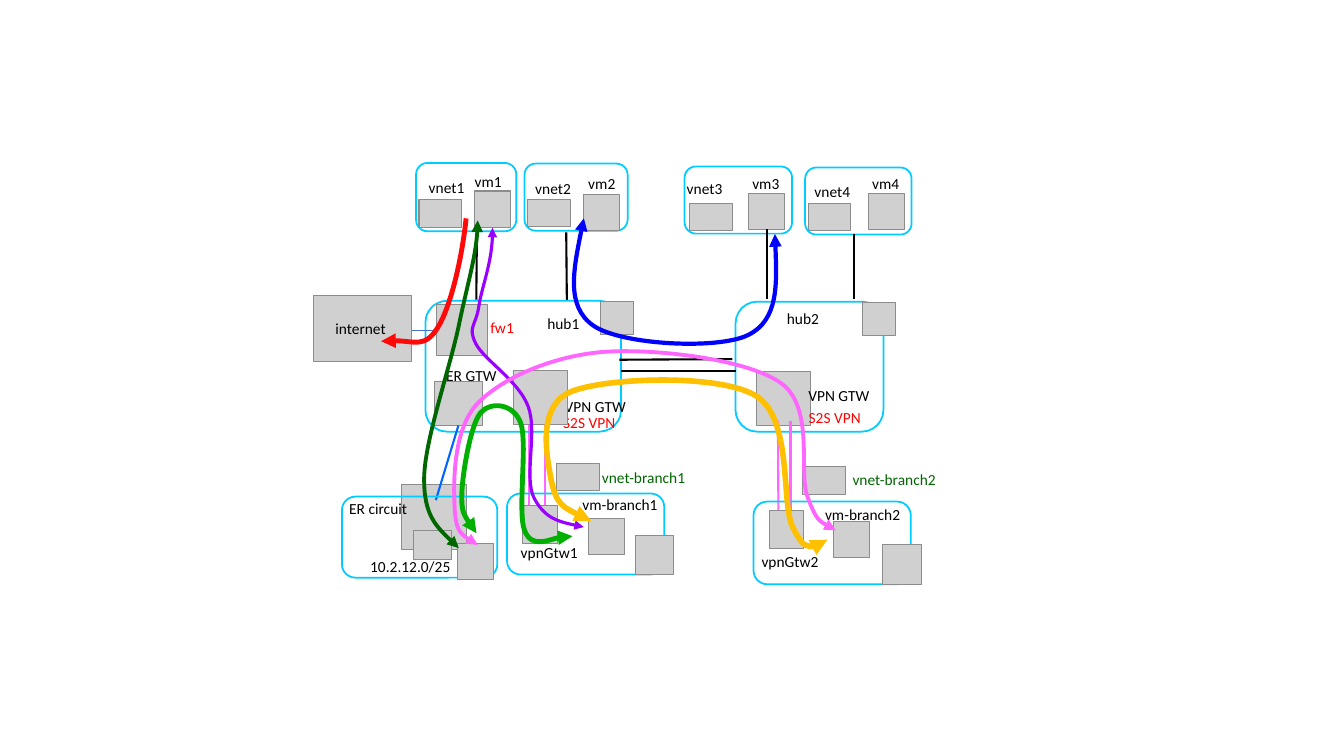
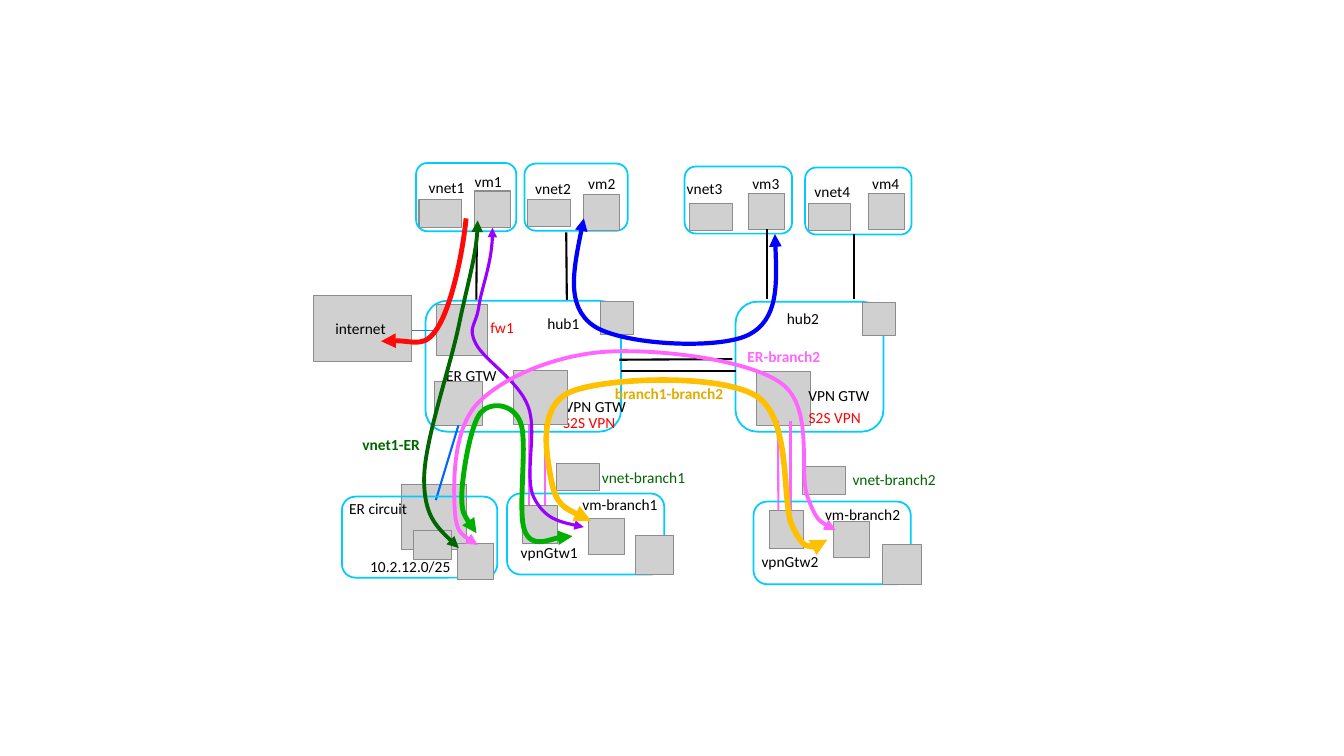
Before and after one commit to fabferri/az-pattern, a slide deck: slide 3 of vwan/03-vwan-az-firewall/media/network-diagram.pptx. Drawn at 1344x756 pixels with LibreOffice and Linux fonts; fonts in the diff are those of the drawing; grey boxes stand for pictures. Boxes give left, top, right and bottom in pixels: in the first picture for what was removed or moved away, otherwise in the second. Text is boxed around its words. In the diff, an @@ line names an element or a change of style, - is before the commit and + after.

```diff
--- a/vwan/03-vwan-az-firewall/media/network-diagram.pptx
+++ b/vwan/03-vwan-az-firewall/media/network-diagram.pptx
@@ text added at [747,351,820,362], 11 pt, text #FF66FF, bold @@
+ER-branch2
@@ text added at [615,386,723,404], 11 pt, text #E2AC00, bold @@
+branch1-branch2
@@ text added at [362,440,419,450], 11 pt, text #006600, bold @@
+vnet1-ER
```
Also in this commit, not shown: 1 other file.
